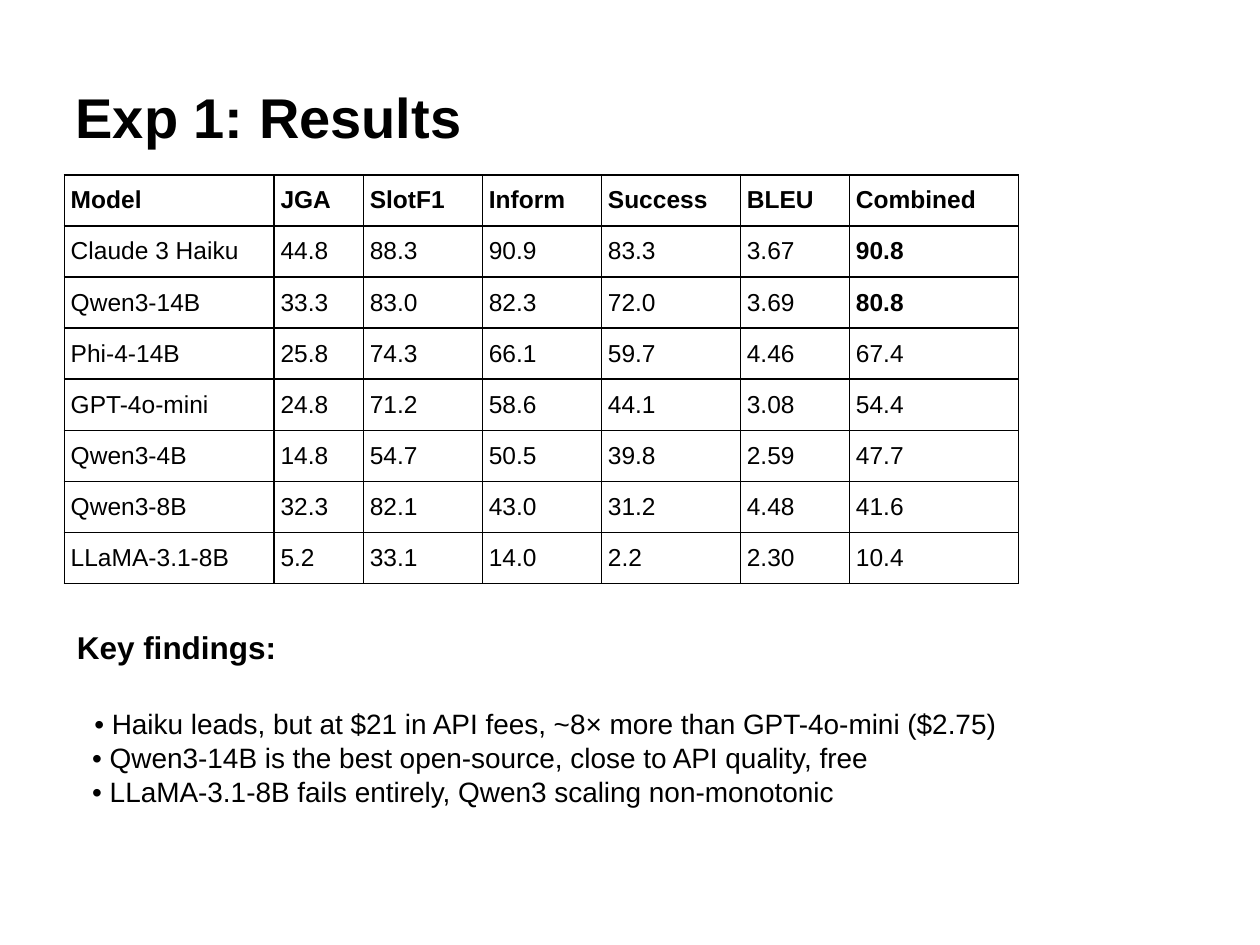
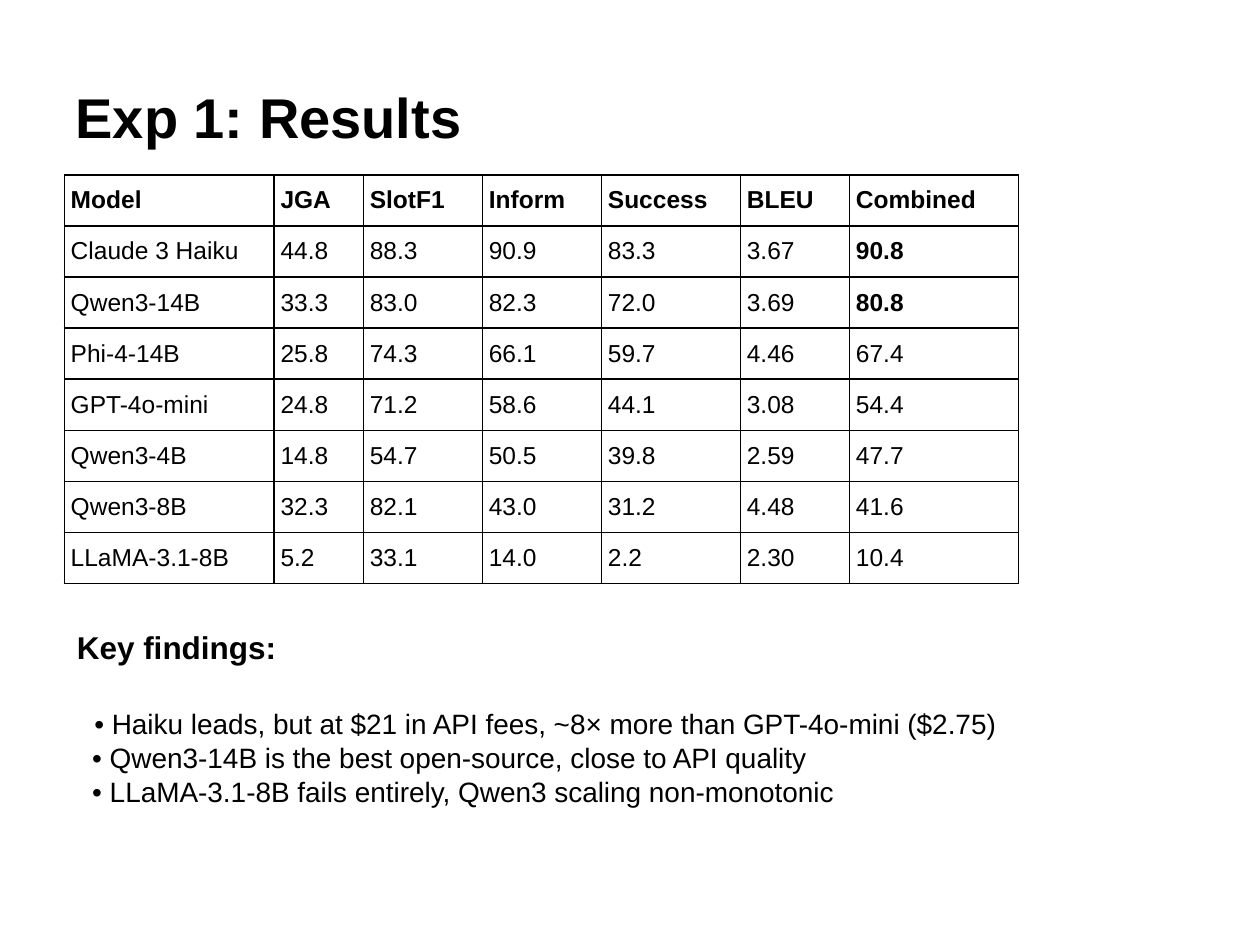
Before and after one commit to GiX007/mlp4cs, a slide deck: slide 12 of docs/presentation.pptx. Drawn at 1260x945 pixels with LibreOffice and Linux fonts; fonts in the diff are those of the drawing. Boxes give left, top, right and bottom in pixels: in the first picture for what was removed or moved away, otherwise in the second. Text is boxed around its words. In the diff, an @@ line names an element or a change of style, - is before the commit and + after.

```diff
--- a/docs/presentation.pptx
+++ b/docs/presentation.pptx
@@ text at [110,747,806,774]: text changed @@
-• Qwen3-14B is the best open-source, close to API quality, free
+• Qwen3-14B is the best open-source, close to API quality
```
